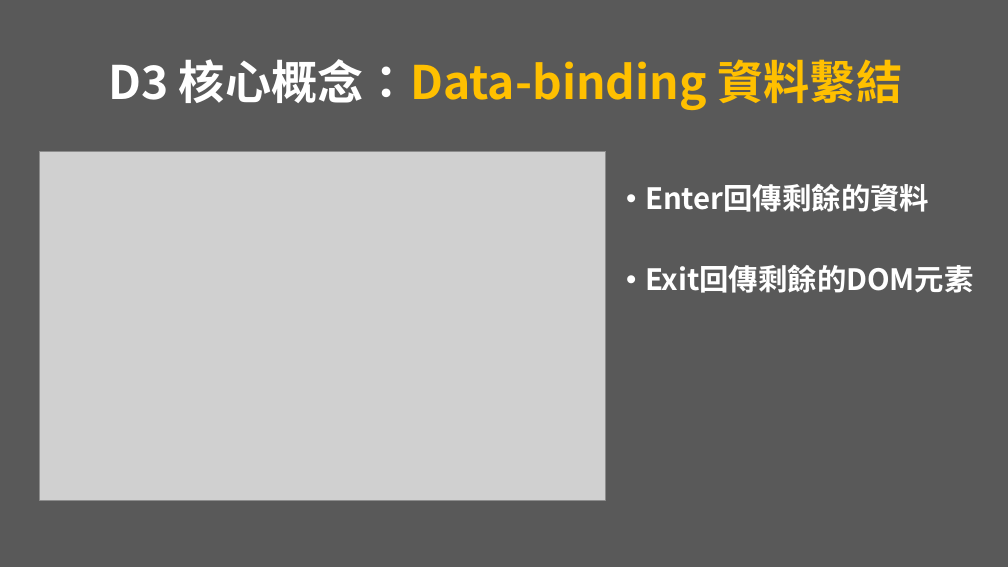
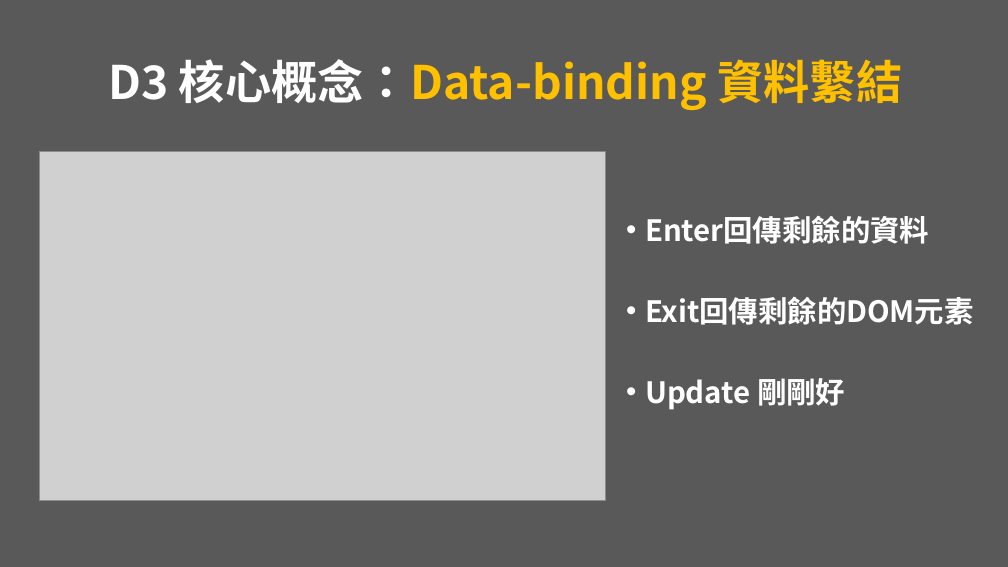
Before and after one commit to vezona/D3.js_Demo, a slide deck: slide 25 of PPT/D3.js presentation.pptx (slide 23 before the commit). Drawn at 1008x567 pixels with LibreOffice and Linux fonts; fonts in the diff are those of the drawing; grey boxes stand for pictures. Boxes give left, top, right and bottom in pixels: in the first picture for what was removed or moved away, otherwise in the second. Text is boxed around its words. In the diff, an @@ line names an element or a change of style, - is before the commit and + after.

```diff
--- a/PPT/D3.js presentation.pptx
+++ b/PPT/D3.js presentation.pptx
@@ text "Enter回傳剩餘的資料": place and size @@
-text "Enter回傳剩餘的資料" at <box>645,184,974,293</box>
+text "Enter回傳剩餘的資料" at <box>645,216,974,410</box>
@@ text at <box>645,378,845,410</box>: paragraph added @@
+• Update 剛剛好
```
Also in this commit, not shown: 26 other slides changed, 5 slides added, 4 slides removed, 17 other files.
